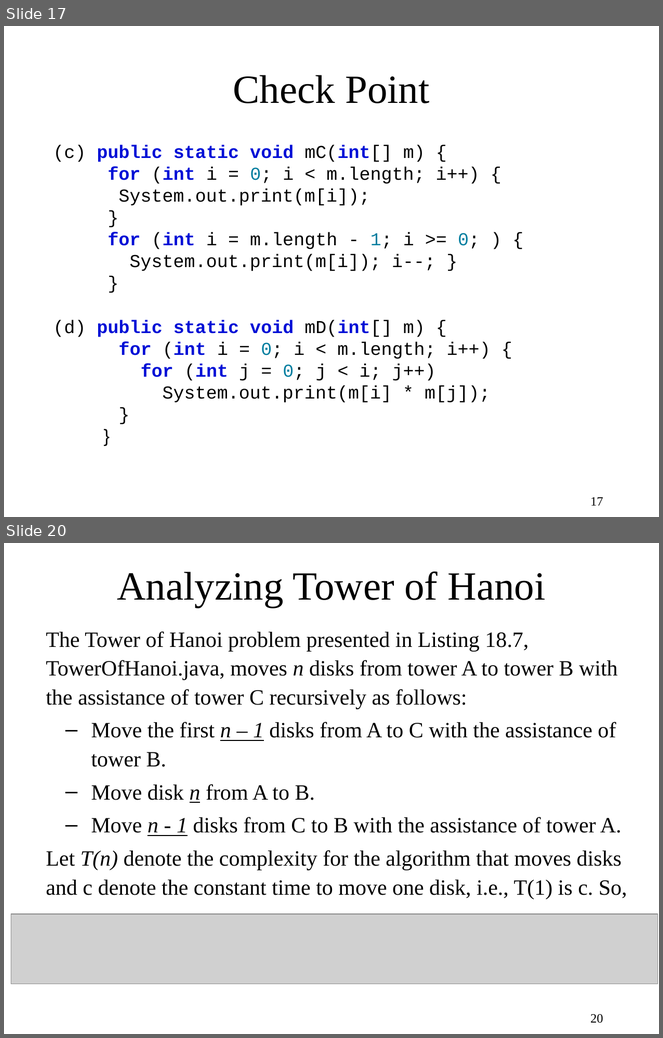
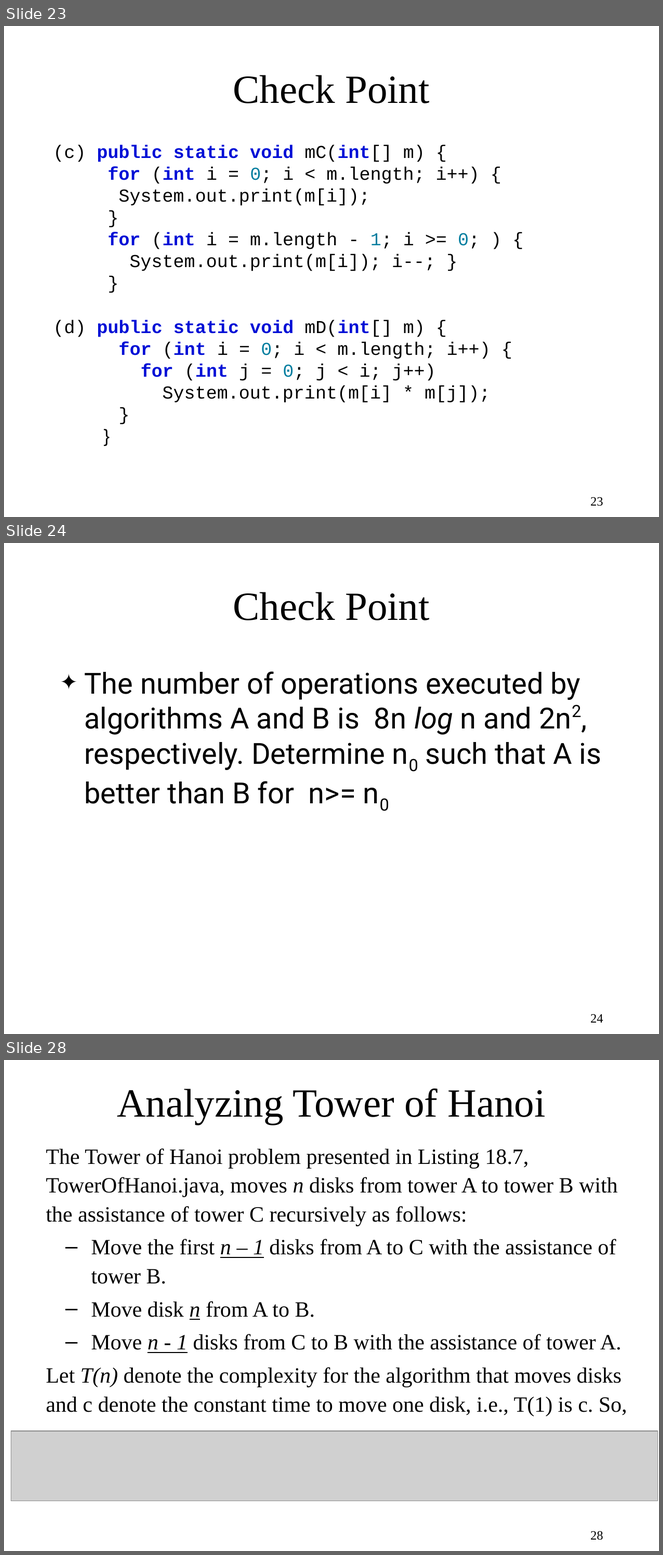
Before and after one commit to bzartoshty/bzartoshty.github.io, a slide deck: COMP182/Lectures/Lecture6/Lecture06.pptx. Shown one above the other, each under a label of ours: slides 17 and 20 before the commit, slides 23, 24 and 28 after it; the slides between them are not shown. The pictures are 663x1038 and 663x1555 pixels, drawn with LibreOffice and Linux fonts; fonts in the diff are those of the drawing; grey boxes stand for pictures. Boxes give left, top, right and bottom in pixels: in the first picture for what was removed or moved away, otherwise in the second. Text is boxed around its words. In the diff, an @@ line names an element or a change of style, - is before the commit and + after.

```diff
--- a/COMP182/Lectures/Lecture6/Lecture06.pptx
+++ b/COMP182/Lectures/Lecture6/Lecture06.pptx
@@ slide 24 added at (x1=4, y1=543, x2=659, y2=1034), background #FFFFFF @@
@@ title added at (x1=233, y1=592, x2=429, y2=620), 44 pt, text #000000 @@
+Check Point
@@ text added at (x1=84, y1=671, x2=602, y2=804), 32 pt, text #000000 @@
+✦ The number of operations executed by algorithms A and B is 8n log n and 2n2, respectively. Determine n0 such that A is better than B for n>= n0
@@ page number added at (x1=591, y1=1014, x2=604, y2=1023), 14 pt, text #000000 @@
+24
@@ what was slide 17 is now slide 23 @@
@@ page number at (x1=591, y1=497, x2=604, y2=506): text changed @@
-17
+23
@@ what was slide 20 is now slide 28 @@
@@ page number at (x1=591, y1=1531, x2=604, y2=1540): text changed @@
-20
+28
```
Also in this commit, not shown: 1 slide changed, 7 other slides added, 1 other file.
